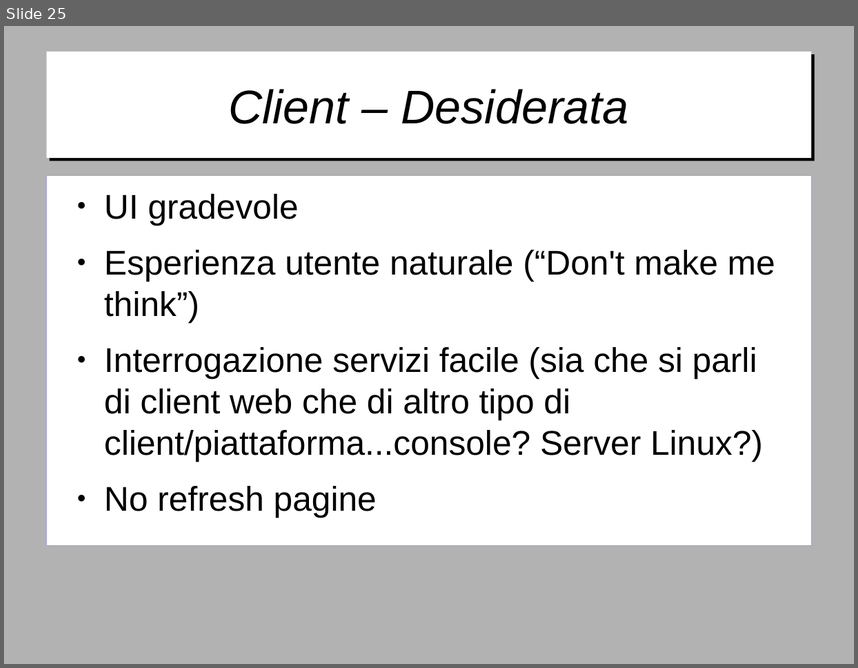
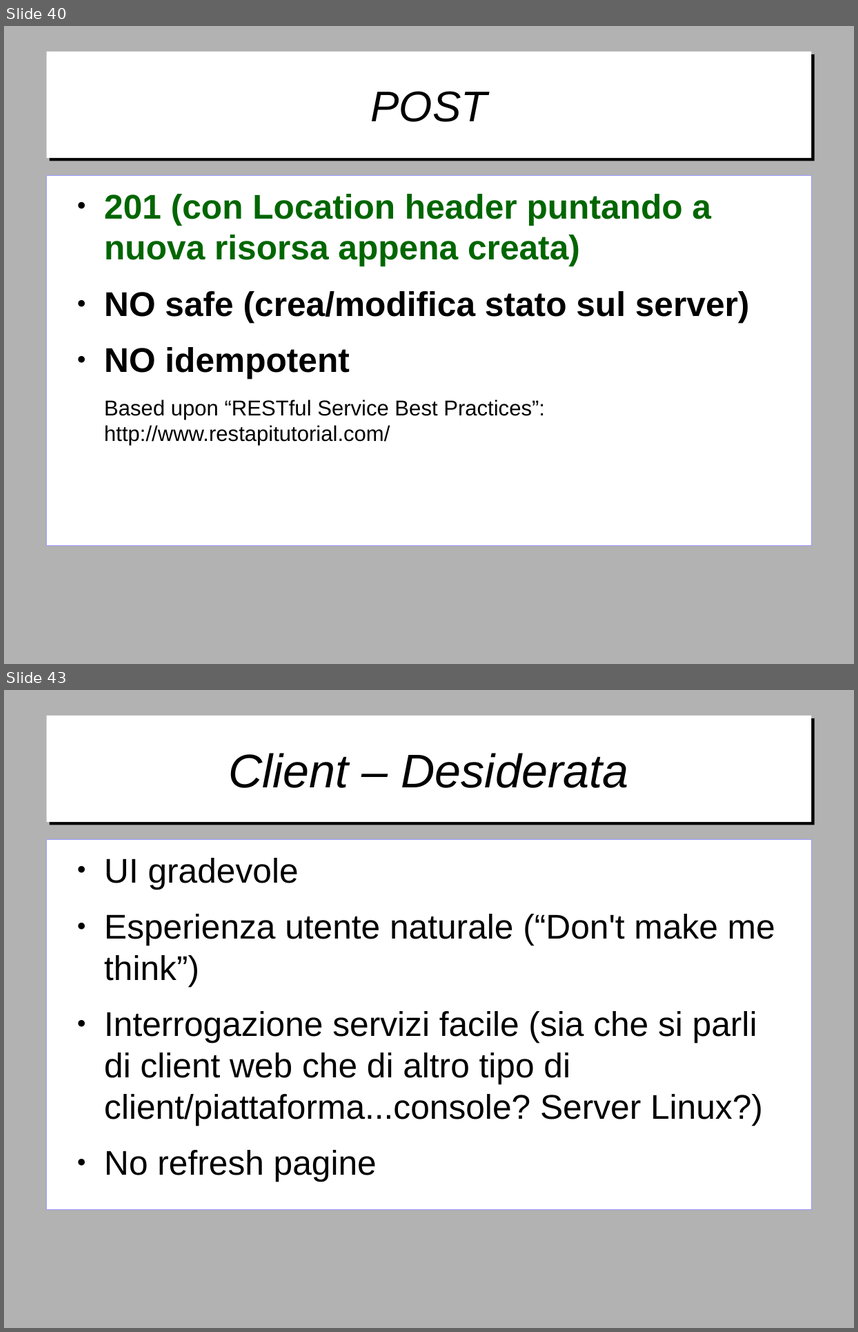
Before and after one commit to gitfer/ARXCourse, a slide deck: ARXCourse.odp. Shown one above the other, each under a label of ours: slide 25 before the commit, slides 40 and 43 after it; the slides between them are not shown. The pictures are 858x668 and 858x1332 pixels, drawn with LibreOffice and Linux fonts; fonts in the diff are those of the drawing; background and template pictures are left out. Boxes give left, top, right and bottom in pixels: in the first picture for what was removed or moved away, otherwise in the second. Text is boxed around its words. In the diff, an @@ line names an element or a change of style, - is before the commit and + after.

```diff
--- a/ARXCourse.odp
+++ b/ARXCourse.odp
@@ slide 40 added at [4, 26, 854, 664], background #B2B2B2 @@
@@ title added at [46, 52, 812, 158], fill #FFFFFF, 40 pt, text #000000, italic @@
+POST
@@ text added at [46, 175, 812, 544], fill #FFFFFF, outline #9999FF 0 pt, 32 pt, text #000000, bold @@
+● 201 (con Location header puntando a nuova risorsa appena creata)
+● NO safe (crea/modifica stato sul server)
+● NO idempotent
+Based upon “RESTful Service Best Practices”: http://www.restapitutorial.com/
@@ what was slide 25 is now slide 43 @@
```
Also in this commit, not shown: 3 slides changed, 18 other slides added, 1 slide removed.
